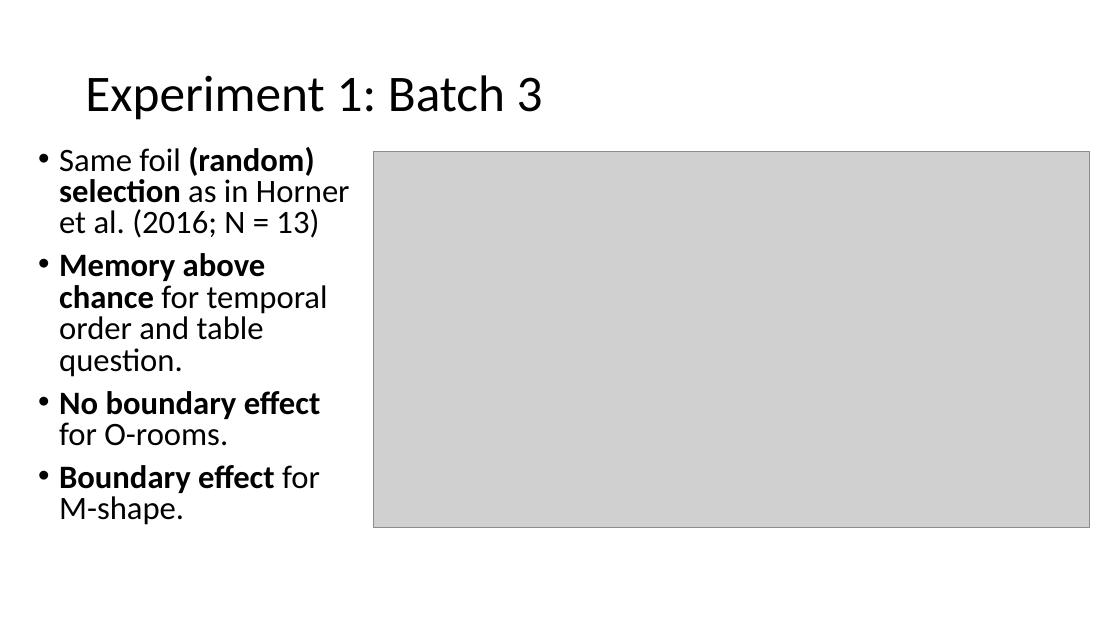
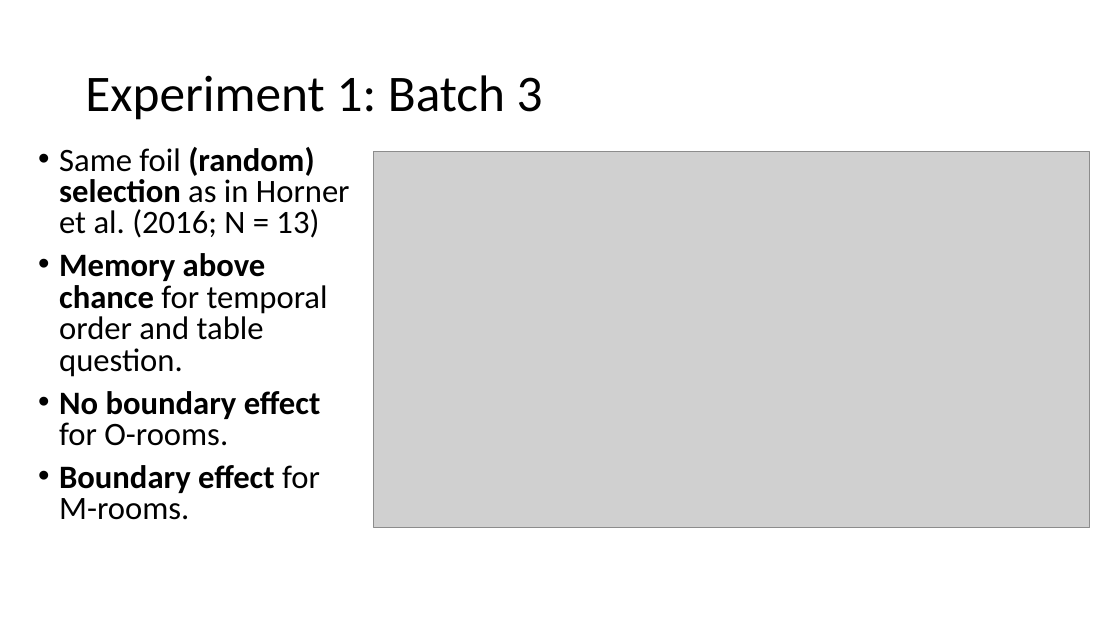
Before and after one commit to JAQuent/boundaryVR, a slide deck: slide 7 of BNA2021_poster/presentation_2021_online_BNA.pptx. Drawn at 1120x630 pixels with LibreOffice and Linux fonts; fonts in the diff are those of the drawing; grey boxes stand for pictures. Boxes give left, top, right and bottom in pixels: in the first picture for what was removed or moved away, otherwise in the second. Text is boxed around its words. In the diff, an @@ line names an element or a change of style, - is before the commit and + after.

```diff
--- a/BNA2021_poster/presentation_2021_online_BNA.pptx
+++ b/BNA2021_poster/presentation_2021_online_BNA.pptx
@@ text at [59,465,320,520]: text changed @@
-• Boundary effect for M-shape.
+• Boundary effect for M-rooms.
```
Also in this commit, not shown: 2 other slides changed, 1 other file.
